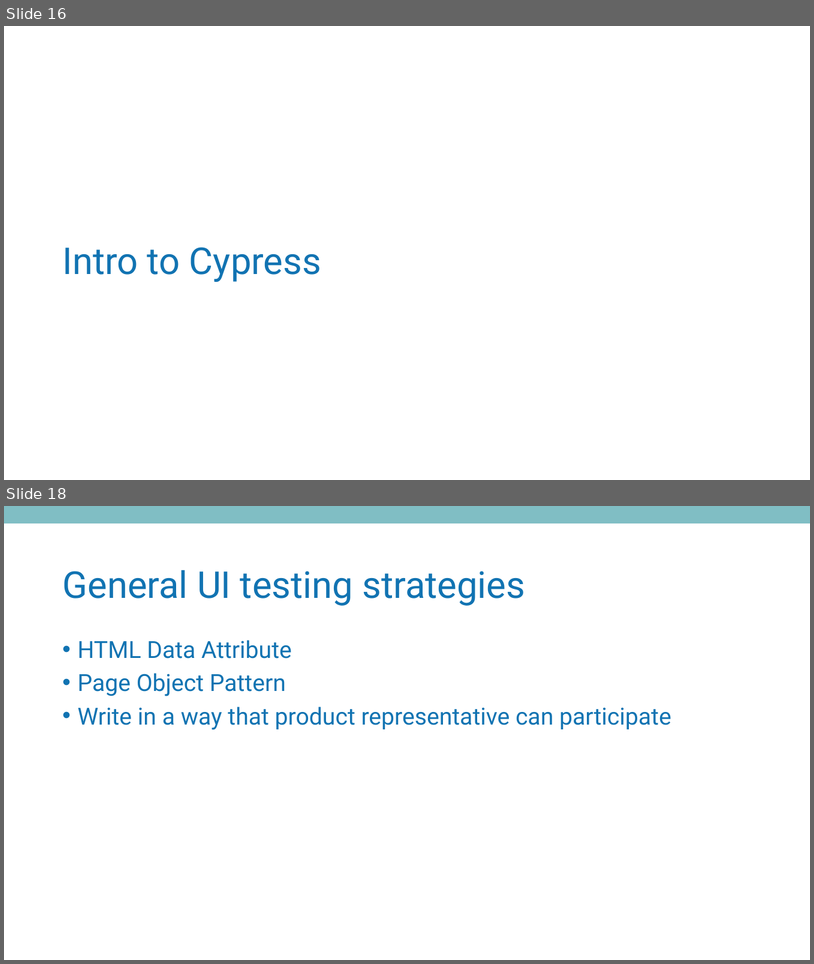
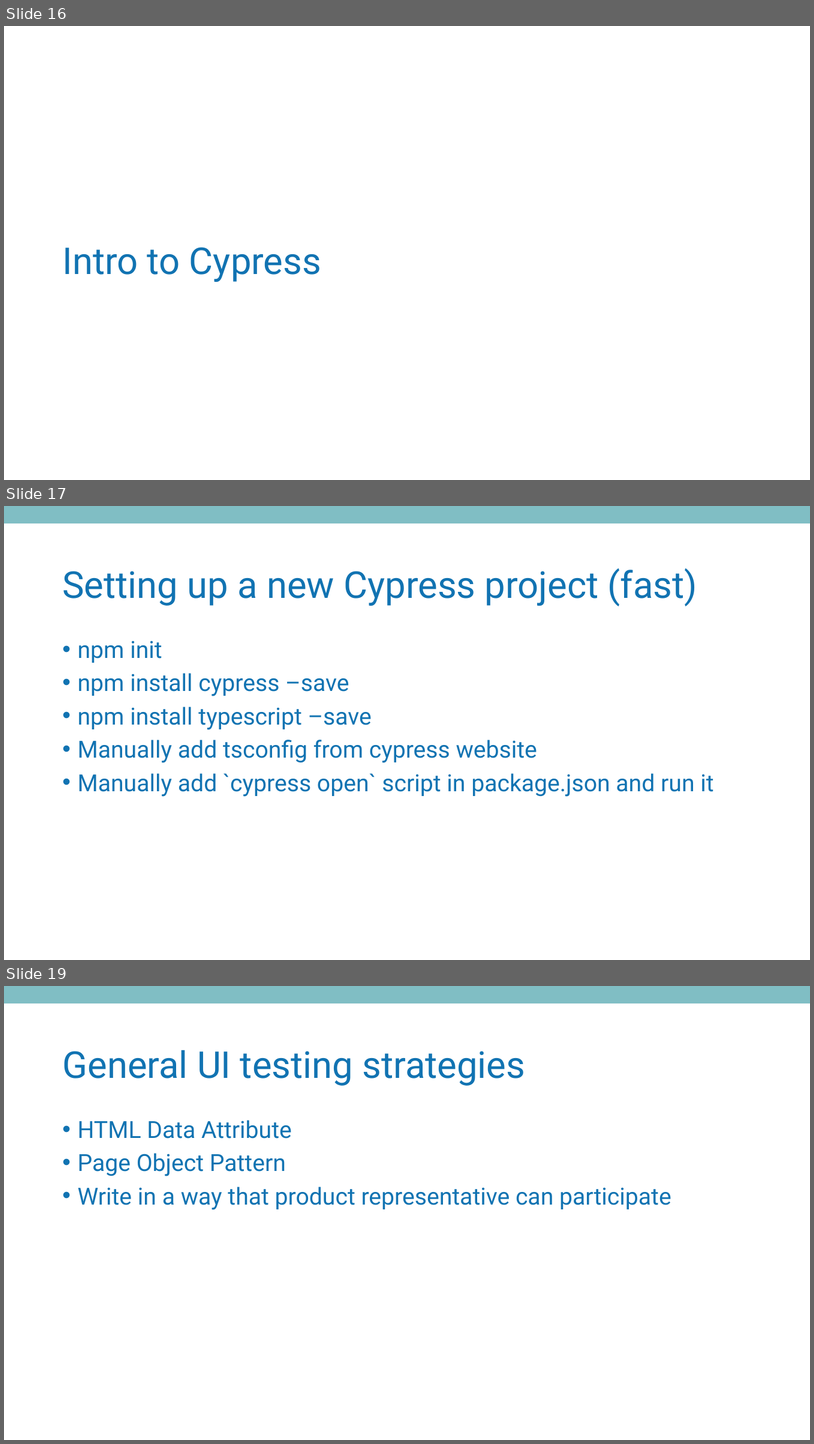
Before and after one commit to MatthewYKnowles/expert-beginners-july-2020, a slide deck: And Now Seleniums Watch is Ended.pptx. Shown one above the other, each under a label of ours: slides 16 and 18 before the commit, slides 16, 17 and 19 after it; the slides between them are not shown. The pictures are 814x964 and 814x1444 pixels, drawn with LibreOffice and Linux fonts; fonts in the diff are those of the drawing; background and template pictures are left out. Boxes give left, top, right and bottom in pixels: in the first picture for what was removed or moved away, otherwise in the second. Text is boxed around its words. In the diff, an @@ line names an element or a change of style, - is before the commit and + after.

```diff
--- a/And Now Seleniums Watch is Ended.pptx
+++ b/And Now Seleniums Watch is Ended.pptx
@@ slide 17 added at bbox=[4, 506, 810, 960], background #FFFFFF; not listed: 1 template element that a slide beside it also shows @@
@@ title added at bbox=[62, 568, 698, 606], 44 pt, text #1173B2 @@
+Setting up a new Cypress project (fast)
@@ text added at bbox=[78, 640, 714, 796], 28 pt, text #1173B2 @@
+• npm init
+• npm install cypress –save
+• npm install typescript –save
+• Manually add tsconfig from cypress website
+• Manually add `cypress open` script in package.json and run it
@@ what was slide 18 is now slide 19 @@
```
Also in this commit, not shown: 2 slides changed, 1 other slide added, 4 other files.
